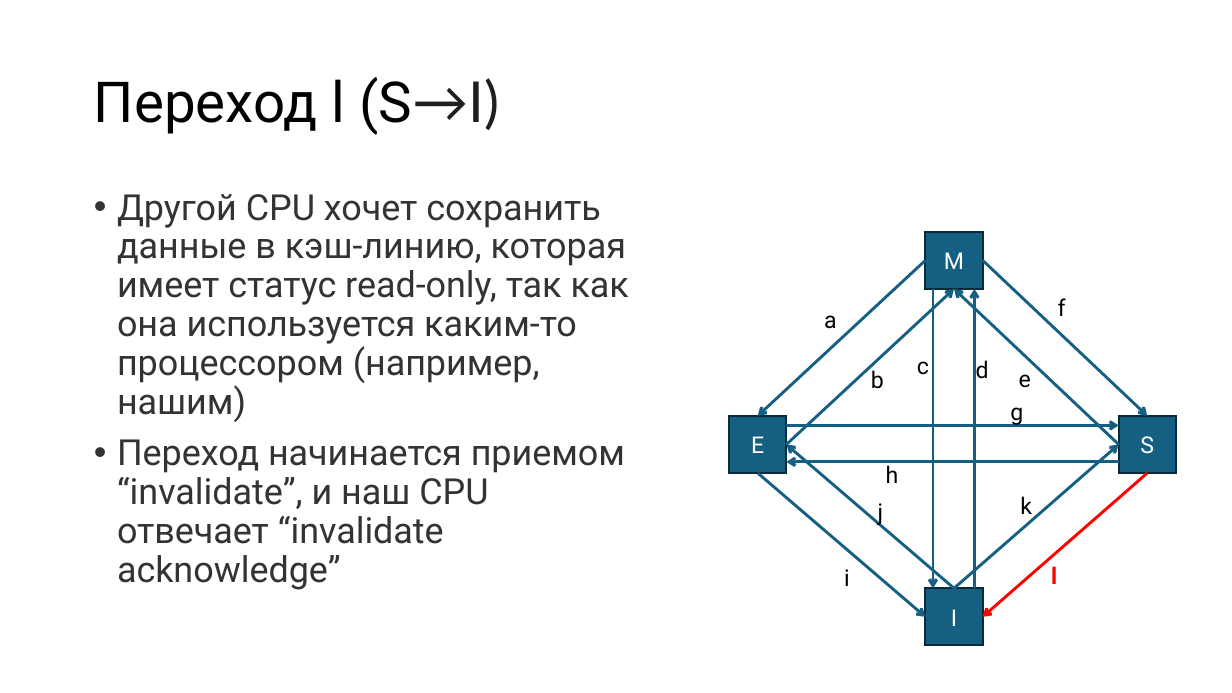
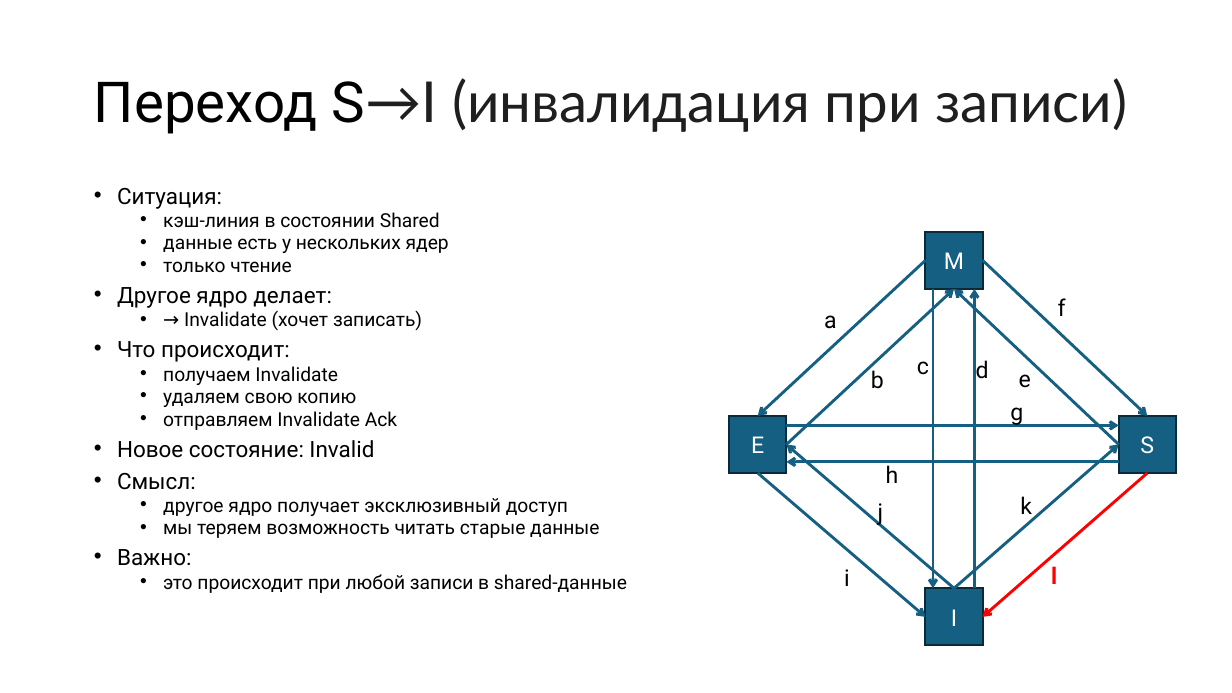
Before and after one commit to alexey-malov/pc, a slide deck: slide 35 of lectures/09/Протоколы когерентности кэш-памяти.pptx (slide 31 before the commit). Drawn at 1232x693 pixels with LibreOffice and Linux fonts; fonts in the diff are those of the drawing. Boxes give left, top, right and bottom in pixels: in the first picture for what was removed or moved away, otherwise in the second. Text is boxed around its words. In the diff, an @@ line names an element or a change of style, - is before the commit and + after.

```diff
--- a/lectures/09/Протоколы когерентности кэш-памяти.pptx
+++ b/lectures/09/Протоколы когерентности кэш-памяти.pptx
@@ title at [94,78,1127,134]: text changed; font Roboto to Lato; text colour #000000 to #1F1F1F @@
-Переход l (S→I)
+Переход S→I (инвалидация при записи)
@@ text at [117,188,599,566]: text changed; size 28 to 15 pt; text colour #333333 to #000000 @@
-• Другой CPU хочет сохранить данные в кэш-линию, которая имеет статус read-only, так как она используется каким-то процессором (например, нашим)
-• Переход начинается приемом “invalidate”, и наш CPU отвечает “invalidate acknowledge”
+• Ситуация:
+  • кэш-линия в состоянии Shared
+  • данные есть у нескольких ядер
+  • только чтение
+• Другое ядро делает:
+  • → Invalidate (хочет записать)
+• Что происходит:
+  • получаем Invalidate
+  • удаляем свою копию
+  • отправляем Invalidate Ack
+• Новое состояние: Invalid
+• Смысл:
+  • другое ядро получает эксклюзивный доступ
+  • мы теряем возможность читать старые данные
+• Важно:
+  • это происходит при любой записи в shared-данные
```
Also in this commit, not shown: 34 other slides changed, 10 slides added, 5 slides removed, 14 other files.
